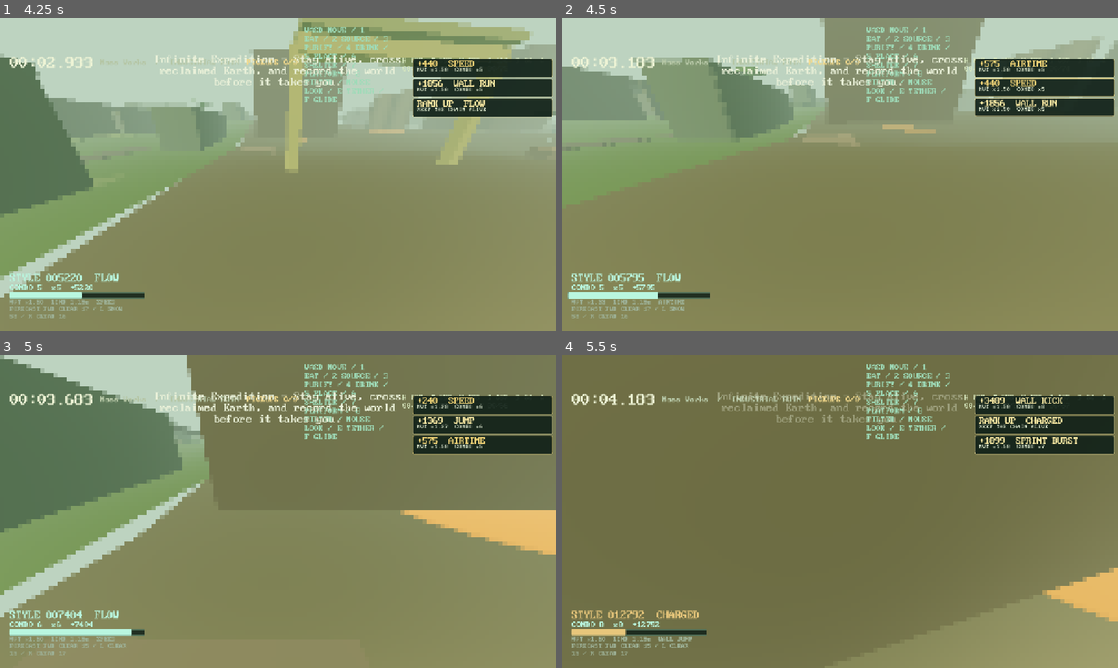
Above: before the commit, frames 1-4 (two rows, left to right).
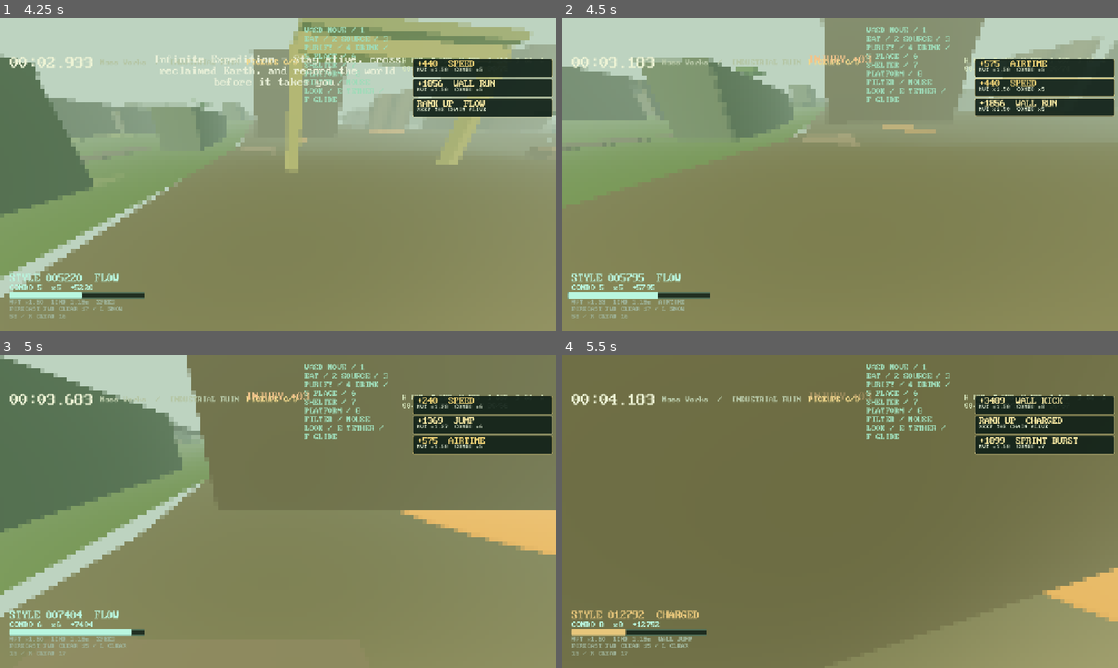
Above: after the commit, the same moments.

Repository: gongahkia/hot-cross-buns
Game: Godot game, scene res://scenes/main.tscn
The game is run twice, just before and just after one commit, with the same random seed, the same clock (stepped at 60 frames per second) and the same inputs.
Inputs (mouse positions are in pixels of both pictures, inside the frame that each line leads up to):
- Up to frame 1 (4.25 s): click "Choose a journey" at 0.5 s; click "Infinite Expedition SURVIVAL …" at 1.25 s; tap Enter at 2 s; move the mouse to (305, 174) at 2.02 s; hold E (grapple) 2.03-2.78 s; hold W (move_forward) from 2.03 s (still down); click (305, 174) at 2.17 s; tap Space (jump) at 2.27, 3.02 s; tap Ctrl (sprint) at 2.3, 2.85 s; move the mouse to (250, 174) at 2.77 s; tap E (grapple) at 3.05 s; move the mouse to (289, 168) at 3.52 s; hold Ctrl (sprint) from 3.53 s (still down); tap 7 (build_platform) at 3.6 s
- Up to frame 2 (4.5 s): keep holding W (move_forward); move the mouse to (834, 180) at 4.27 s; release Ctrl (sprint) at 4.28 s; tap 6 (build_shelter) at 4.35 s; click (834, 180) at 4.42 s
- Up to frame 3 (5 s): keep holding W (move_forward); tap Space (jump) at 4.52 s; tap E (grapple) at 4.55 s
- Up to frame 4 (5.5 s): keep holding W (move_forward); move the mouse to (878, 514) at 5.02 s; hold Ctrl (sprint) from 5.03 s (still down); tap 2 (collect_water) at 5.1 s; tap Space (jump) at 5.27 s

Frame 1 is identical in both runs. In frame 2, 0.9% of the frame differs, in the area x 28-73%, y 11-22%; in frame 3, 1.1%; in frame 4, 0.8%.

Commit message:
Add injury escape feedback

Diff:
--- a/scripts/main.gd
+++ b/scripts/main.gd
@@ -18,6 +18,7 @@
 const SLIDE_IMPACT := preload("res://scripts/slide_impact.gd")
 const SLAM_IMPACT := preload("res://scripts/slam_impact.gd")
 const GRAPPLE_IMPACT := preload("res://scripts/grapple_impact.gd")
+const WILDLIFE_FEEDBACK := preload("res://scripts/wildlife_feedback.gd")
 const TRAVERSAL_MATERIAL_PLACEMENT := preload("res://scripts/traversal_material_placement.gd")
 const RUN_ARCHIVE := preload("res://scripts/run_archive.gd")
 const WORLD_SURVEY_JOURNAL := preload("res://scripts/world_survey_journal.gd")
@@ -1019,6 +1020,7 @@
 		return
 	Survival.apply_injury(injury)
 	last_sandbox_event = "INJURY %02d" % int(ceilf(injury))
+	_show_encounter_feedback(WILDLIFE_FEEDBACK.injury(injury))
 
 func _attempt_material_placement() -> void:
 	if player == null or world_streamer == null: return
@@ -1600,6 +1602,15 @@
 		var impulse := SLIDE_IMPACT.resolve(float(context.speed), context.direction) if str(context.state) == "slide" else SLAM_IMPACT.resolve(float(context.speed), context.origin, animal.global_position) if str(context.state) == "slam" else GRAPPLE_IMPACT.resolve(float(context.speed), context.direction)
 		if bool(result.hit) and bool(animal.call("register_traversal_hit", str(context.state), impulse)):
 			last_sandbox_event = "WILDLIFE " + str(context.state).to_upper()
+			_show_encounter_feedback(WILDLIFE_FEEDBACK.escape(str(context.state)))
+
+func _show_encounter_feedback(feedback: Dictionary) -> void:
+	if briefing_label == null: return
+	briefing_label.text = str(feedback.text)
+	briefing_label.add_theme_color_override("font_color", feedback.color)
+	briefing_label.modulate.a = 1.0
+	var tween := create_tween()
+	tween.tween_property(briefing_label, "modulate:a", 0.0, 0.35).set_delay(1.4)
 
 func _on_combo_landed() -> void:
 	RunData.style_land()
--- a/scripts/wildlife_agent.gd
+++ b/scripts/wildlife_agent.gd
@@ -1,5 +1,7 @@
 class_name WildlifeAgent
 extends Node3D
+
+signal escaped(action: String)
 
 const ARCHETYPES := preload("res://scripts/wildlife_archetypes.gd")
 const BEHAVIOR := preload("res://scripts/wildlife_behavior.gd")
@@ -41,4 +43,5 @@
 	impact_velocity += impulse
 	set_meta("wildlife_hit", state)
 	set_meta("wildlife_state", "flee")
+	escaped.emit(state)
 	return true
--- /dev/null
+++ b/scripts/wildlife_feedback.gd
@@ -0,0 +1,8 @@
+class_name WildlifeFeedback
+extends RefCounted
+
+static func escape(action: String) -> Dictionary:
+	return {"text":"WILDLIFE ESCAPED — "+action.to_upper(),"color":Color("#b9f6df")}
+
+static func injury(amount: float) -> Dictionary:
+	return {"text":"INJURY +%02d" % roundi(amount),"color":Color("#f1c38b")}
--- /dev/null
+++ b/scripts/wildlife_feedback_test.gd
@@ -0,0 +1,10 @@
+extends SceneTree
+const FEEDBACK = preload("res://scripts/wildlife_feedback.gd")
+var failed := false
+func _initialize() -> void:
+	_expect(FEEDBACK.escape("grapple").text == "WILDLIFE ESCAPED — GRAPPLE", "escape feedback drifted")
+	_expect(FEEDBACK.injury(6.4).text == "INJURY +06", "injury feedback drifted")
+	quit(1 if failed else 0)
+func _expect(condition: bool, message: String) -> void:
+	if condition: return
+	failed = true; push_error(message)
Not shown, added: docs/injury-and-escape-feedback.md
